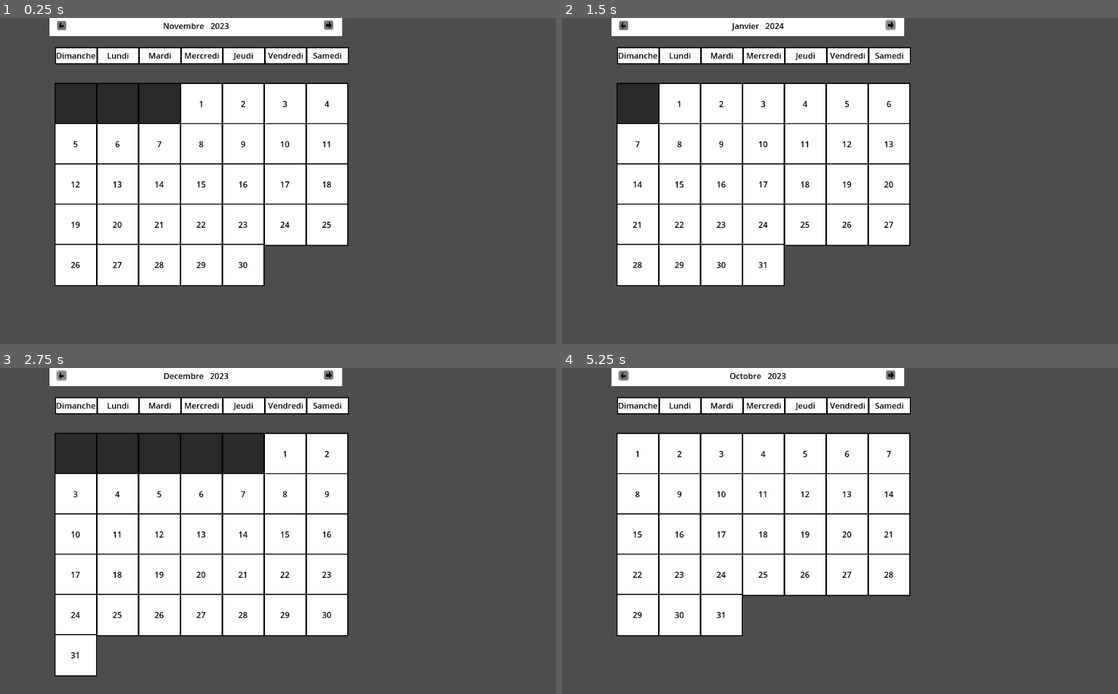
Above: before the commit, frames 1-4 (two rows, left to right).
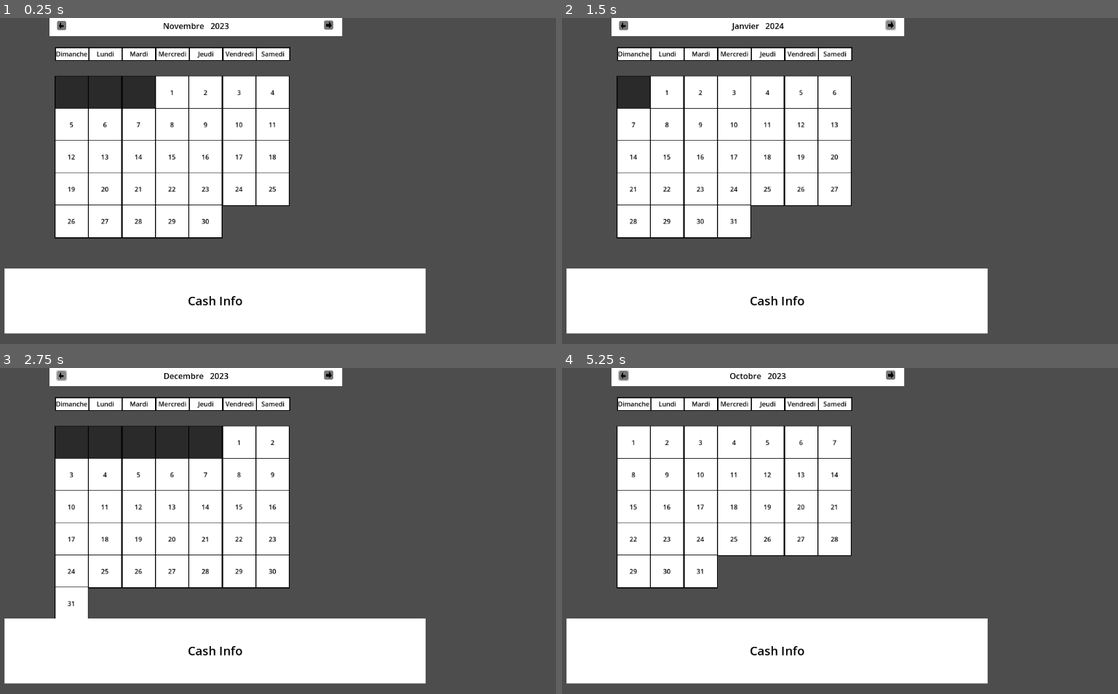
Above: after the commit, the same moments.

Repository: HYKidz/FinanceCalendar
Game: Godot game, scene res://Node/calendar.tscn
The game is run twice, just before and just after one commit, with the same random seed, the same clock (stepped at 60 frames per second) and the same inputs.
Inputs (mouse positions are in pixels of both pictures, inside the frame that each line leads up to):
- Up to frame 1 (0.25 s): no input
- Up to frame 2 (1.5 s): click (890, 24) at 0.5 s; click (890, 24) at 1.25 s
- Up to frame 3 (2.75 s): click (61, 374) at 2 s
- Up to frame 4 (5.25 s): click (623, 374) at 2.75 s; click (890, 374) at 3.5 s; click (623, 374) at 4.25 s; tap Enter at 5 s; move the mouse to (962, 514) at 5.02 s; press the mouse at (962, 514) at 5.03 s

The runs differ from the first frame. In frame 1, 30% of the frame differs, in the area x 0-77%, y 8-97%; in frame 2, 30%; in frame 3, 29%; in frame 4, 30%.

Commit message:
jonny b good

Diff:
--- a/Node/calendar.tscn
+++ b/Node/calendar.tscn
@@ -84,5 +84,21 @@
 offset_right = 884.0
 offset_bottom = 186.0
 
+[node name="CashInfo" type="ColorRect" parent="."]
+offset_left = 48.0
+offset_top = 498.0
+offset_right = 882.0
+offset_bottom = 627.0
+
+[node name="Label" type="Label" parent="CashInfo"]
+layout_mode = 0
+offset_right = 835.0
+offset_bottom = 128.0
+theme_override_colors/font_color = Color(0, 0, 0, 1)
+theme_override_font_sizes/font_size = 24
+text = "Cash Info"
+horizontal_alignment = 1
+vertical_alignment = 1
+
 [connection signal="pressed" from="Fond/Next" to="." method="_on_next_pressed"]
 [connection signal="pressed" from="Fond/Previous" to="." method="_on_previous_pressed"]
--- a/Node/info_panel.tscn
+++ b/Node/info_panel.tscn
@@ -293,10 +293,10 @@
 
 [node name="Color" type="ColorPicker" parent="."]
 layout_mode = 0
-offset_left = -47.0
-offset_top = 229.0
-offset_right = 199.0
-offset_bottom = 493.0
+offset_left = -39.0
+offset_top = 233.0
+offset_right = 203.0
+offset_bottom = 497.0
 edit_alpha = false
 sampler_visible = false
 color_modes_visible = false
--- a/Node/jour_en_row.tscn
+++ b/Node/jour_en_row.tscn
@@ -3,6 +3,7 @@
 [ext_resource type="Script" path="res://Scripts/JourEnRow.gd" id="1_hqlg3"]
 
 [node name="JourEnRow" type="Node2D"]
+scale = Vector2(0.8, 0.8)
 script = ExtResource("1_hqlg3")
 
 [node name="Box" type="BoxContainer" parent="."]
